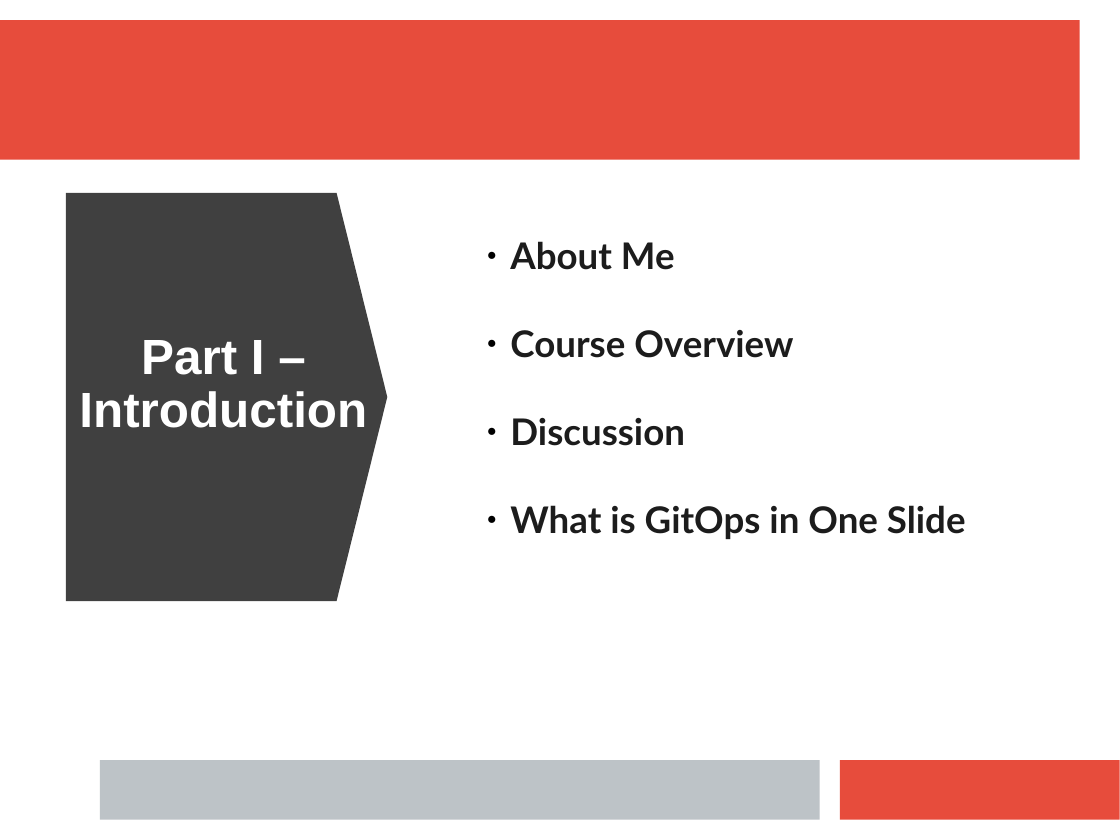
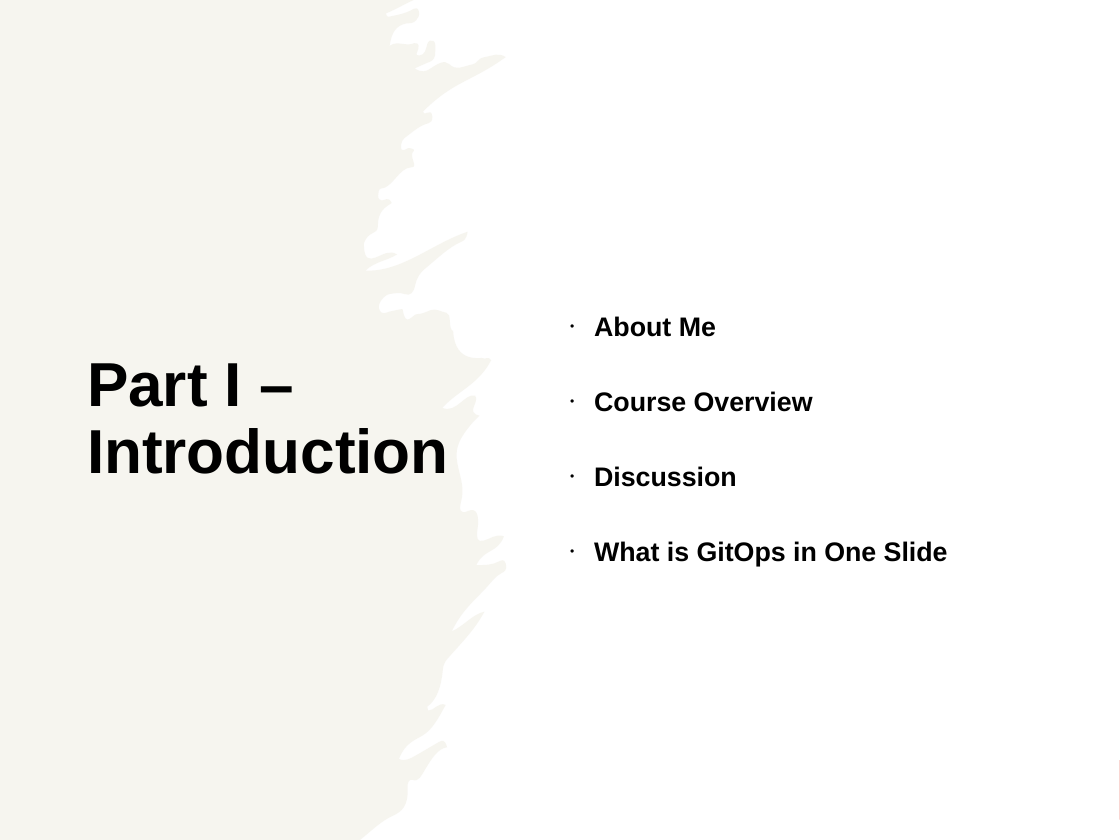
Before and after one commit to ianmiell/gitops-first-steps, a slide deck: slide 2 of slides/gitops_first_steps.pptx. Drawn at 1120x840 pixels with LibreOffice and Linux fonts; fonts in the diff are those of the drawing. Boxes give left, top, right and bottom in pixels: in the first picture for what was removed or moved away, otherwise in the second. Text is boxed around its words. In the diff, an @@ line names an element or a change of style, - is before the commit and + after.

```diff
--- a/slides/gitops_first_steps.pptx
+++ b/slides/gitops_first_steps.pptx
@@ rectangle added at (x1=0, y1=0, x2=1120, y2=840), fill #FFFFFF @@
@@ freeform shape added at (x1=0, y1=0, x2=506, y2=840), fill #EEECE1 at 50% opacity @@
@@ text "Part I – Introduction" moved from (x1=79, y1=340, x2=367, y2=428) to (x1=87, y1=363, x2=449, y2=474) @@
@@ text "Part I – Introduction" at (x1=87, y1=363, x2=449, y2=474): size 35 to 44 pt, text colour #FFFFFF to #000000; alignment centre to left @@
@@ text "About Me" moved from (x1=510, y1=241, x2=966, y2=539) to (x1=594, y1=316, x2=948, y2=566) @@
@@ text "About Me" at (x1=594, y1=316, x2=948, y2=566): size 26 to 19 pt, font Lato to Arial, text colour #1C1C1C to #000000; bullet ● to •; line spacing 1 to 0.9; more space between paragraphs; vertical alignment top to middle @@
@@ down arrow removed at (x1=66, y1=192, x2=387, y2=601) @@
@@ rectangle removed at (x1=100, y1=760, x2=819, y2=820) @@
```
Also in this commit, not shown: 33 other slides changed, 1 other file.
